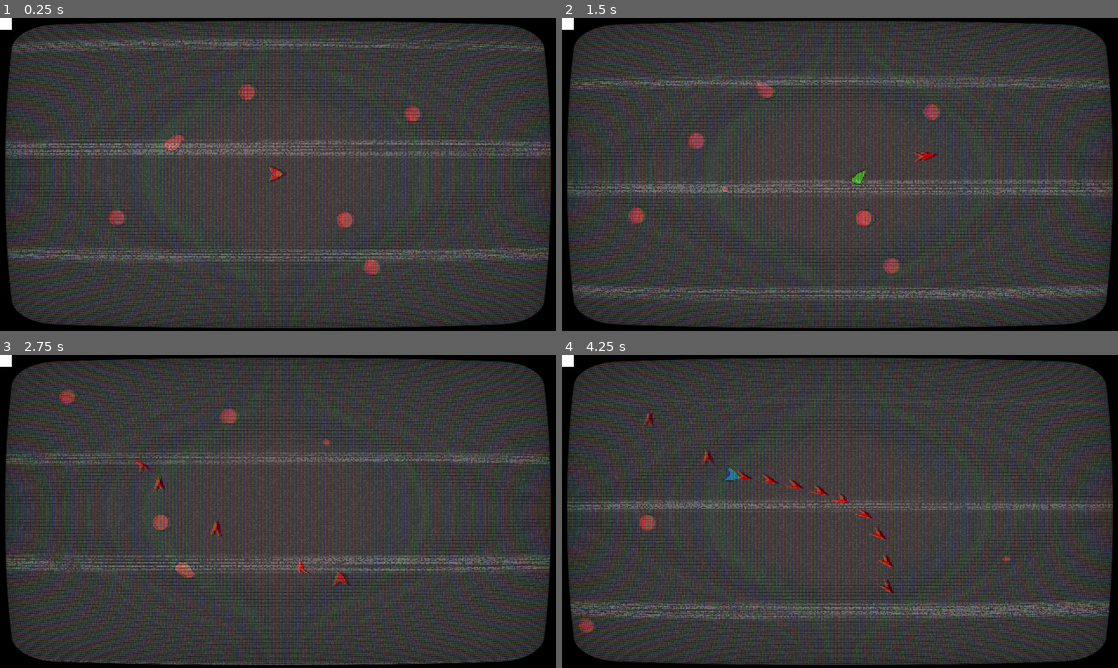
Above: before the commit, frames 1-4 (two rows, left to right).
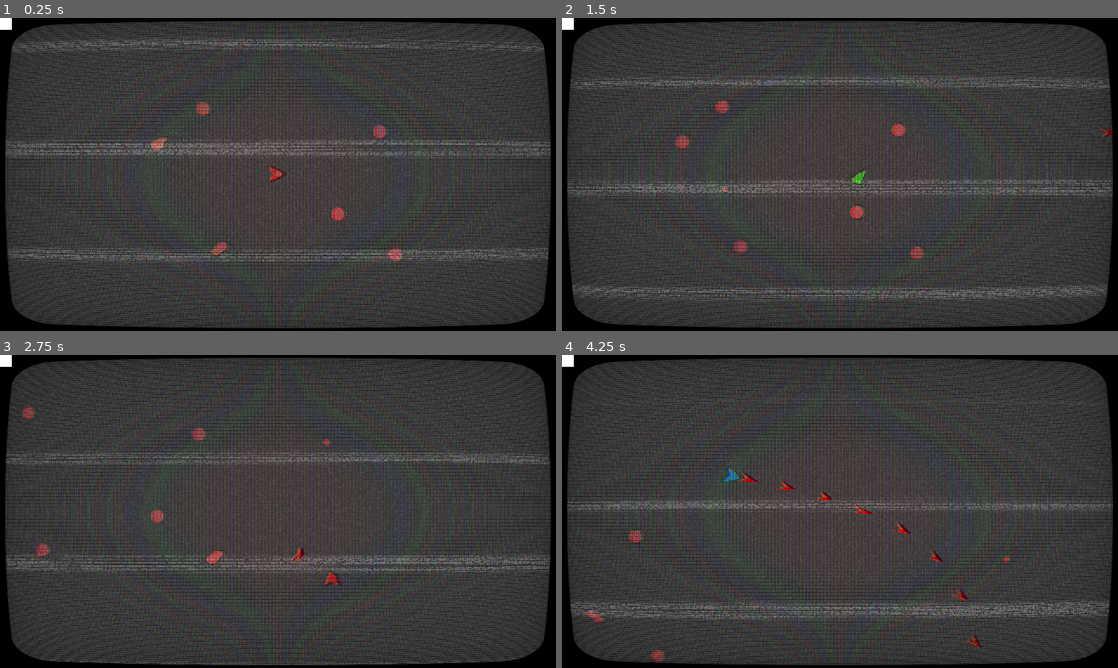
Above: after the commit, the same moments.

Repository: Tzeryushi/Blessed-Mode
Game: Godot game, scene res://Scenes/Main.tscn
The game is run twice, just before and just after one commit, with the same random seed, the same clock (stepped at 60 frames per second) and the same inputs.
Inputs (mouse positions are in pixels of both pictures, inside the frame that each line leads up to):
- Up to frame 1 (0.25 s): no input
- Up to frame 2 (1.5 s): move the mouse to (962, 158) at 0.52 s; press the mouse at (962, 158) at 0.53 s; hold D (move_right) 0.53-1.28 s; tap Shift (shift_mode) at 0.6 s; move the mouse to (728, 190) at 1.27 s; release the mouse at (728, 190) at 1.28 s; hold S (move_down) from 1.28 s (still down); click (728, 190) at 1.35 s
- Up to frame 3 (2.75 s): tap Shift (shift_mode) at 1.55, 2.1 s; move the mouse to (333, 442) at 2.02 s; release S (move_down) at 2.03 s; press the mouse at (333, 442) at 2.03 s; hold D (move_right) from 2.03 s (still down)
- Up to frame 4 (4.25 s): move the mouse to (812, 574) at 2.77 s; release D (move_right) at 2.78 s; release the mouse at (812, 574) at 2.78 s; hold W (move_up) 2.78-3.53 s; click (812, 574) at 2.85 s; tap Shift (shift_mode) at 3.05, 3.6 s; move the mouse to (1006, 558) at 3.52 s; press the mouse at (1006, 558) at 3.53 s; hold A (move_left) from 3.53 s (still down)

The runs differ from the first frame. In frame 1, 1.2% of the frame differs, in the area x 19-77%, y 20-83%; in frame 2, 1.3%, in the area x 11-99%, y 20-82%; in frame 3, 1.2%; in frame 4, 1.3%.

Commit message:
basic enemy implementation, screen shake

Diff:
--- a/Entities/Bullets/BaseBullet.gd
+++ b/Entities/Bullets/BaseBullet.gd
@@ -2,7 +2,8 @@
 extends Node2D
 
 @export var damage : int = 1
-@export var speed : float = 500.0
+@export var speed : float = 700.0
+@export var top_speed : float = 700.0
 @export var acceleration : float = 5.0
 
 @export var life_timer : Timer
@@ -15,17 +16,23 @@
 func _ready():
 	life_timer.wait_time = lifetime
 	life_timer.start()
+func _process(_delta) -> void:
+	speed = minf(speed + (acceleration), top_speed)
+func _physics_process(_delta) -> void:
+	global_position += direction * speed * _delta
+	rotation = direction.angle()
 
 func spawn(_position:Vector2, _direction:Vector2) -> void:
 	global_position = _position
-	print(direction)
 	direction = _direction.normalized()
 
-func _physics_process(_delta) -> void:
-	global_position += direction * speed * _delta
-	#print(global_position)
-	rotation = direction.angle()
+func destroy() -> void:
+	queue_free()
 
 func _on_life_timer_timeout():
-	print("dead")
-	queue_free()
+	destroy()
+
+func _on_body_entered(body) -> void:
+	if body.is_in_group("enemy") and body is BaseEnemy:
+		body.take_damage(damage)
+	destroy()
--- a/Entities/Bullets/BaseBullet.tscn
+++ b/Entities/Bullets/BaseBullet.tscn
@@ -4,8 +4,11 @@
 
 [node name="BaseBullet" type="Area2D" node_paths=PackedStringArray("life_timer") groups=["bullet"]]
 collision_layer = 8
-collision_mask = 0
+collision_mask = 6
 script = ExtResource("1_yv4m2")
+speed = 1000.0
+top_speed = 1600.0
+acceleration = 10.0
 life_timer = NodePath("LifeTimer")
 
 [node name="Sprite2D" type="Polygon2D" parent="."]
@@ -23,4 +26,5 @@
 [node name="LifeTimer" type="Timer" parent="."]
 one_shot = true
 
+[connection signal="body_entered" from="." to="." method="_on_body_entered"]
 [connection signal="timeout" from="LifeTimer" to="." method="_on_life_timer_timeout"]
--- /dev/null
+++ b/Entities/Bullets/PlayerBullets/RedBullet.tscn
@@ -0,0 +1,5 @@
+[gd_scene load_steps=2 format=3 uid="uid://cu8nfgjkwxb20"]
+
+[ext_resource type="PackedScene" uid="uid://bfa3otr0r1esl" path="res://Entities/Bullets/BaseBullet.tscn" id="1_dme7n"]
+
+[node name="RedBullet" instance=ExtResource("1_dme7n")]
--- /dev/null
+++ b/Entities/Flock/BaseEnemy.gd
@@ -0,0 +1,24 @@
+class_name BaseEnemy
+extends CharacterBody2D
+
+@export var health : float = 1.0
+@export var body_damage : float = 1.0
+
+signal health_changed(value:int)
+
+func _physics_process(delta):
+	move_and_slide()
+
+func take_damage(damage:int) -> void:
+	set_health(health - damage)
+	if health <= 0:
+		destruct()
+
+func destruct() -> void:
+	queue_free()
+
+func get_health() -> int:
+	return health
+func set_health(value:int) -> void:
+	health = value
+	health_changed.emit(health)
--- /dev/null
+++ b/Entities/Flock/BaseEnemy.tscn
@@ -0,0 +1,31 @@
+[gd_scene load_steps=5 format=3 uid="uid://dhl2vb5p2xx6p"]
+
+[ext_resource type="Script" path="res://Entities/Flock/BaseEnemy.gd" id="1_4nhy6"]
+[ext_resource type="Texture2D" uid="uid://gwe475foxqna" path="res://Entities/Flock/FlockSprites/PlaceHolderEnemy.svg" id="2_i4am0"]
+
+[sub_resource type="CircleShape2D" id="CircleShape2D_aaoeg"]
+radius = 25.0
+
+[sub_resource type="SpriteFrames" id="SpriteFrames_a8dwn"]
+animations = [{
+"frames": [{
+"duration": 1.0,
+"texture": ExtResource("2_i4am0")
+}],
+"loop": true,
+"name": &"default",
+"speed": 5.0
+}]
+
+[node name="BaseEnemy" type="CharacterBody2D" groups=["enemy"]]
+collision_layer = 2
+collision_mask = 0
+script = ExtResource("1_4nhy6")
+health = 3.0
+
+[node name="CollisionShape2D" type="CollisionShape2D" parent="."]
+shape = SubResource("CircleShape2D_aaoeg")
+
+[node name="AnimatedSprite2D" type="AnimatedSprite2D" parent="."]
+scale = Vector2(0.077961, 0.077961)
+sprite_frames = SubResource("SpriteFrames_a8dwn")
--- a/Entities/Player/Player.gd
+++ b/Entities/Player/Player.gd
@@ -19,13 +19,14 @@
 @export var max_camera_length : float = 300.0
 
 @export_category("Ship Properties")
-@export var health : int = 10: get = get_health, set = set_health
+@export var max_health : int = 10
 
 #onreadies, pay attention to pathing
 @onready var sprite = $PlayerSprite
-
+@onready var health : float = max_health : get = get_health, set = set_health
 
 var current_ship_mode : ShipMode
+
 
 #flags
 var is_shooting : bool = false
@@ -40,8 +41,8 @@
 func _unhandled_input(_event) -> void:
 	#if _event is InputEventMouseMotion:
 	#	look_at(get_global_mouse_position())
-	if Input.is_action_just_pressed("shoot"):
-		print(MainPort.main_subviewport.get_mouse_position() - get_global_transform_with_canvas().origin, get_global_mouse_position())
+	#if Input.is_action_just_pressed("shoot"):
+		#print(MainPort.main_subviewport.get_mouse_position() - get_global_transform_with_canvas().origin, get_global_mouse_position())
 	state_manager.process_input(_event)
 
 func _process(_delta) -> void:
@@ -69,12 +70,25 @@
 func special_action(_direction:Vector2, _mouse_location:Vector2) -> void:
 	pass
 func shift_mode() -> void:
-	#print("shift hit")
 	current_ship_mode = mode_manager.swap_ship_mode()
+func take_damage(damage:int=1) -> void:
+	Shake.set_camera(player_camera)
+	Shake.add_trauma(0.5)
+	pass
 
 func get_health() -> int:
 	return health
-
 func set_health(value:int) -> void:
 	health = value
 	health_changed.emit(health)
+
+
+func _on_hitbox_area_entered(area) -> void:
+	pass # Replace with function body.
+
+
+func _on_hitbox_body_entered(body) -> void:
+	print("ratling")
+	if body.is_in_group("enemy") and body is BaseEnemy:
+		take_damage(body.body_damage)
+	pass # Replace with function body.
--- a/Entities/Player/Player.tscn
+++ b/Entities/Player/Player.tscn
@@ -15,16 +15,26 @@
 [ext_resource type="Script" path="res://Entities/Player/Reticle.gd" id="12_rg2be"]
 [ext_resource type="Texture2D" uid="uid://gwe475foxqna" path="res://Entities/Flock/FlockSprites/PlaceHolderEnemy.svg" id="13_unq7x"]
 
+[sub_resource type="CircleShape2D" id="CircleShape2D_bcwqn"]
+radius = 14.0357
+
 [sub_resource type="CircleShape2D" id="CircleShape2D_ftxv2"]
-radius = 15.0333
+radius = 13.0
 
 [node name="Player" type="CharacterBody2D" node_paths=PackedStringArray("state_manager", "mode_manager", "reticle", "player_camera") groups=["player"]]
-collision_mask = 6
+collision_mask = 4
 script = ExtResource("1_xoc56")
 state_manager = NodePath("StateManager")
 mode_manager = NodePath("ModeManager")
 reticle = NodePath("Reticle")
 player_camera = NodePath("PlayerCamera")
+
+[node name="Hitbox" type="Area2D" parent="."]
+collision_layer = 0
+collision_mask = 2
+
+[node name="CollisionShape2D" type="CollisionShape2D" parent="Hitbox"]
+shape = SubResource("CircleShape2D_bcwqn")
 
 [node name="CollisionShape2D" type="CollisionShape2D" parent="."]
 shape = SubResource("CircleShape2D_ftxv2")
@@ -55,7 +65,7 @@
 script = ExtResource("4_5e48n")
 acceleration = 70.0
 decceleration = 8.0
-max_movement_speed = 1200.0
+max_movement_speed = 1100.0
 bullet_scene = ExtResource("8_efr0n")
 shot_timer = NodePath("RedTimer")
 ship_sprites = ExtResource("2_x5h3b")
@@ -104,4 +114,6 @@
 scale = Vector2(0.035982, 0.035982)
 texture = ExtResource("13_unq7x")
 
+[connection signal="area_entered" from="Hitbox" to="." method="_on_hitbox_area_entered"]
+[connection signal="body_entered" from="Hitbox" to="." method="_on_hitbox_body_entered"]
 [connection signal="timeout" from="ModeManager/SwapTimer" to="ModeManager" method="_on_swap_timer_timeout"]
--- a/Entities/Player/States/PlayerStateManager.gd
+++ b/Entities/Player/States/PlayerStateManager.gd
@@ -13,7 +13,7 @@
 			assert(current_state == new_state)  #this shouldn't ever happen#,"ERROR: Actor state swapped to itself!")
 		current_state.on_exit()
 	current_state = new_state
-	print("Swapped to ", current_state)
+	#print("Swapped to ", current_state)
 	current_state.on_enter()
 
 func init_state(player:Player) -> void:
--- /dev/null
+++ b/Globals/Shake.gd
@@ -0,0 +1,56 @@
+extends Node
+
+@export var decay = 0.8
+@export var max_offset : Vector2 = Vector2(100, 75)
+@export var max_roll = 0.1
+
+@onready var noise : FastNoiseLite = FastNoiseLite.new()
+var shake_camera : Camera2D = null
+var shake_intensity : float = 0.0
+var shake_duration : float = 0.0
+var trauma = 0.0  # Current shake strength.
+var trauma_power = 2
+
+func _ready() -> void:
+	noise.seed = randi()
+	noise.fractal_octaves = 5
+	noise.frequency = 0.15
+
+func _process(_delta) -> void:
+	if !shake_camera:
+		return
+	if trauma:
+		trauma = max(trauma - decay * _delta, 0)
+		shake()
+	##end if the duration is up
+	#if shake_duration <= 0.0:
+		#shake_intensity = 0.0
+		#shake_duration = 0.0
+		#shake_camera.offset = Vector2.ZERO
+		#return
+	#
+	#shake_duration = shake_duration-_delta
+	#
+	#var time = Time.get_unix_time_from_system()
+	#var time_msecs = (time - int(time))*1000.0
+	#
+	##shake_camera.offset = Vector2(sin(time_msecs * 0.03), sin(time_msecs * 0.07)) * shake_intensity * 0.5
+	#
+	#var noise_x : float = noise.get_noise_1d(time_msecs*0.1)
+	#var noise_y : float = noise.get_noise_1d(time_msecs*0.1+100)
+	#shake_camera.offset = Vector2(noise_x, noise_y) * shake_intensity * 2.0
+func add_trauma(amount):
+	trauma = min(trauma + amount, 0.5)
+
+func set_camera(camera:Camera2D) -> void:
+	shake_camera = camera
+
+func shake() -> void:
+	var amount = pow(trauma, trauma_power)
+	shake_camera.rotation = max_roll * amount * randf_range(-1, 1)
+	shake_camera.offset.x = max_offset.x * amount * randf_range(-1, 1)
+	shake_camera.offset.y = max_offset.y * amount * randf_range(-1, 1)
+
+	#if shake_intensity < intensity and shake_duration < duration:
+		#shake_intensity = intensity
+		#shake_duration = duration
--- a/Scenes/TestScenes/testing_room.tscn
+++ b/Scenes/TestScenes/testing_room.tscn
@@ -2,39 +2,27 @@
 
 [ext_resource type="Script" path="res://Scenes/TestScenes/testing_room.gd" id="1_0mq1j"]
 [ext_resource type="PackedScene" uid="uid://ds7bcbfgwevuw" path="res://Entities/Player/Player.tscn" id="1_nee7j"]
-[ext_resource type="Texture2D" uid="uid://gwe475foxqna" path="res://Entities/Flock/FlockSprites/PlaceHolderEnemy.svg" id="2_bfl8r"]
+[ext_resource type="PackedScene" uid="uid://dhl2vb5p2xx6p" path="res://Entities/Flock/BaseEnemy.tscn" id="3_3lnbx"]
 
 [node name="TestingRoom" type="Node2D"]
 script = ExtResource("1_0mq1j")
 
 [node name="Player" parent="." instance=ExtResource("1_nee7j")]
 
-[node name="PlaceHolderEnemy" type="Sprite2D" parent="."]
-position = Vector2(238, 159)
-scale = Vector2(0.0937032, 0.0937032)
-texture = ExtResource("2_bfl8r")
+[node name="BaseEnemy" parent="." instance=ExtResource("3_3lnbx")]
+position = Vector2(-252, -226)
 
-[node name="PlaceHolderEnemy2" type="Sprite2D" parent="."]
-position = Vector2(-100, -283)
-scale = Vector2(0.0937032, 0.0937032)
-texture = ExtResource("2_bfl8r")
+[node name="BaseEnemy2" parent="." instance=ExtResource("3_3lnbx")]
+position = Vector2(-189, 257)
 
-[node name="PlaceHolderEnemy3" type="Sprite2D" parent="."]
-position = Vector2(333, 324)
-scale = Vector2(0.0937032, 0.0937032)
-texture = ExtResource("2_bfl8r")
+[node name="BaseEnemy3" parent="." instance=ExtResource("3_3lnbx")]
+position = Vector2(357, -146)
 
-[node name="PlaceHolderEnemy4" type="Sprite2D" parent="."]
-position = Vector2(473, -208)
-scale = Vector2(0.0937032, 0.0937032)
-texture = ExtResource("2_bfl8r")
+[node name="BaseEnemy4" parent="." instance=ExtResource("3_3lnbx")]
+position = Vector2(213, 138)
 
-[node name="PlaceHolderEnemy5" type="Sprite2D" parent="."]
-position = Vector2(-551, 151)
-scale = Vector2(0.0937032, 0.0937032)
-texture = ExtResource("2_bfl8r")
+[node name="BaseEnemy5" parent="." instance=ExtResource("3_3lnbx")]
+position = Vector2(421, 279)
 
-[node name="PlaceHolderEnemy6" type="Sprite2D" parent="."]
-position = Vector2(-341, -108)
-scale = Vector2(0.0937032, 0.0937032)
-texture = ExtResource("2_bfl8r")
+[node name="BaseEnemy6" parent="." instance=ExtResource("3_3lnbx")]
+position = Vector2(-391, -105)
--- a/project.godot
+++ b/project.godot
@@ -18,6 +18,7 @@
 [autoload]
 
 MainPort="*res://Globals/MainPort.gd"
+Shake="*res://Globals/Shake.gd"
 
 [display]
 
@@ -64,3 +65,4 @@
 2d_physics/layer_2="Enemy"
 2d_physics/layer_3="Environment"
 2d_physics/layer_4="PlayerBullets"
+2d_physics/layer_5="EnemyBullets"
Not shown: 1 places in Entities/Player/Player.tscn that only renumber resources
